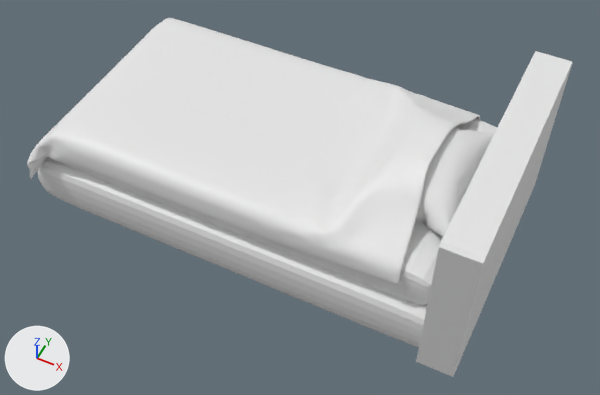
The Blender file models/lozko.blend as it was, and as the next commit left it.
The view is the same before and after, from a 50 mm camera at (3.36, -6.18, 7.46) aimed at (0.45, -0.37, 0.2). Every picture has the same lights, and +X, +Y and +Z are marked at lower left.
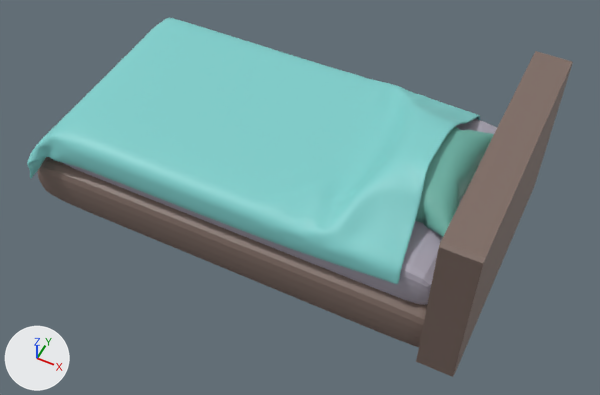
Boxes (x1, y1, x2, y2) around the edits, measured in the pictures (600 x 395 px):
'Plane.001', recoloured, surface changed (white to cyan)
    both: (27, 18, 480, 284)
'Cube.002', recoloured, surface changed (white to brown)
    both: (416, 51, 573, 377)
'Cube', surface changed (grey to brown)
    both: (38, 157, 427, 347)
'Cube.001', surface changed (white to grey)
    both: (64, 119, 497, 305)
'Plane', recoloured (white to cyan)
    both: (415, 127, 494, 237)

Patch to the scene script:
```diff
--- a/models/lozko.blend.py
+++ b/models/lozko.blend.py
@@ img_plane_001_base_color @@
+img_plane_001_base_color = load_image('Plane.001 Base Color', '_unpacked/Plane.001_Base_Color', 1024, 1024, 'sRGB')
@@ img_plane_base_color @@
+img_plane_base_color = load_image('Plane Base Color', '_unpacked/Plane_Base_Color', 1024, 1024, 'sRGB')
@@ img_cube_002_base_color @@
+img_cube_002_base_color = load_image('Cube.002 Base Color', '_unpacked/Cube.002_Base_Color', 1024, 1024, 'sRGB')
@@ img_material_001_base_color @@
+img_material_001_base_color = load_image('Material.001 Base Color', '_unpacked/Material.001_Base_Color', 1024, 1024, 'sRGB')
@@ img_material_base_color @@
+img_material_base_color = load_image('Material Base Color', '_unpacked/Material_Base_Color', 1024, 1024, 'sRGB')
@@ mat_material @@
 mat_material = principled_material('Material')
-mat_material.base_color = (0.8, 0.8, 0.8)  # white #e7e7e7
+mat_material.texture = img_material_base_color
@@ mat_material_001 @@
 mat_material_001 = principled_material('Material.001')
-mat_material_001.base_color = (0.8, 0.8, 0.8)  # white #e7e7e7
+mat_material_001.texture = img_material_001_base_color
@@ mat_material_004 @@
+mat_material_004 = principled_material('Material.004')
+mat_material_004.texture = img_plane_001_base_color
@@ mat_material_003 @@
+mat_material_003 = principled_material('Material.003')
+mat_material_003.texture = img_plane_base_color
@@ mat_material_002 @@
+mat_material_002 = principled_material('Material.002')
+mat_material_002.texture = img_cube_002_base_color
@@ me_cube_002 @@
 me_cube_002.from_pydata(...)  # 24 vertices, 26 faces; spans x -1.0..1.0, y -1.0..1.0, z -1.0..1.0
 # used by ob_cube_002; location = (2.612, 0.0, 0.718); scale = (0.211, 1.54, 1.0)
+# me_cube_002 part 1: texture (UV) coordinates of 26 of 26 faces, centred in x -1.0..1.0, y -1.0..1.0, z -1.0..1.0, changed; they spanned u 0.12..0.87, v 0.0..1.0 and now span u 0.0..1.0, v 0.0..0.88
+me_cube_002.materials.append(mat_material_002)  # picture img_cube_002_base_color
@@ me_plane_003 @@
 me_plane_003.from_pydata(...)  # 4202 vertices, 4200 faces; spans x -0.97..0.95, y -0.94..0.97, z -0.22..0.26
+me_plane_003.materials.append(mat_material_003)  # picture img_plane_base_color
@@ me_plane_004 @@
 me_plane_004.from_pydata(...)  # 5408 vertices, 5406 faces; spans x -0.93..0.97, y -0.99..0.95, z -1.66..-0.51
 # used by ob_plane_001; location = (-0.39, 0.073, 1.828); scale = (2.51, 1.67, 1.0)
+# me_plane_004 part 2: texture (UV) coordinates of 5406 of 5406 faces, centred in x -0.92..0.97, y -0.99..0.95, z -1.64..-0.52, changed; they spanned u 0.0..1.0, v 0.0..1.0 and now span u 0.0..0.99, v 0.0..1.0
+me_plane_004.materials.append(mat_material_004)  # picture img_plane_001_base_color
```
